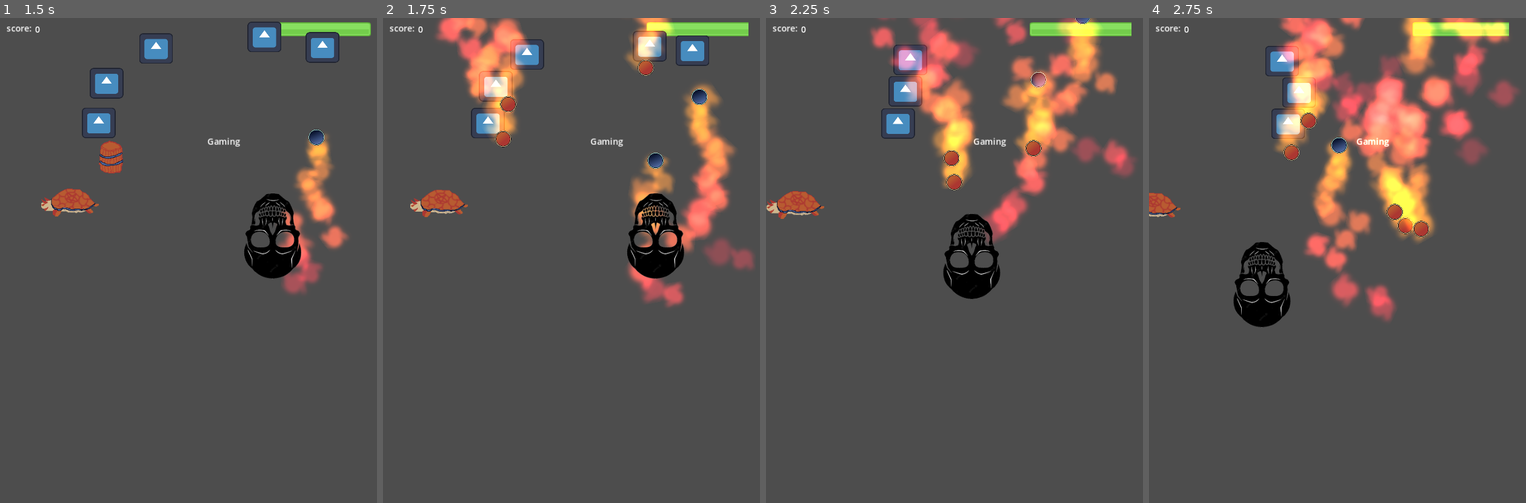
Above: before the commit, frames 1-4 (left to right).
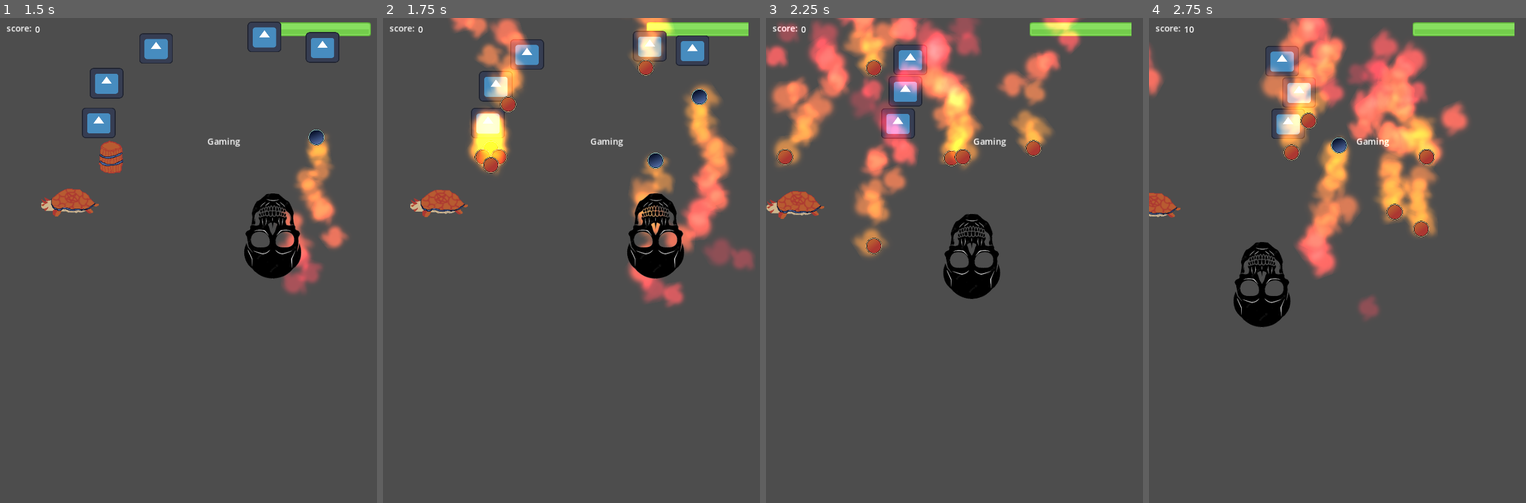
Above: after the commit, the same moments.

Repository: vaarnio/purgatory-gmtk2023
Game: Godot game, scene res://scenes/menu.tscn
Two runs of this game, one before a commit and one after it. Both use one fixed random seed, a clock stepped at 60 frames per second and the inputs below. The engine's default icon, where the game draws it, is replaced by a stand-in: a white triangle on a blue panel in a dark square.
Inputs (mouse positions are in pixels of both pictures, inside the frame that each line leads up to):
- Up to frame 1 (1.5 s): click "Play" at 0.5 s; tap Enter (ui_accept) at 1.25 s; move the mouse to (271, 236) at 1.27 s
- Up to frame 2 (1.75 s): tap Enter (ui_accept) at 1.52 s
- Up to frame 3 (2.25 s): move the mouse to (879, 284) at 2.02 s
- Up to frame 4 (2.75 s): tap Enter (ui_accept) at 2.27 s

Frame 1 is identical in both runs. In frame 2, 3.6% of the frame differs, in the area x 13-75%, y 0-33%; in frame 3, 19%, in the area x 0-98%, y 0-50%; in frame 4, 16%.
Error after the commit: Invalid call. Nonexistent function 'hit' in base 'CharacterBody2D (Player.gd)'. (res://scripts/Bullet.gd:56)

Commit message:
Fix overwrite bug

Diff:
--- a/scripts/Bullet.gd
+++ b/scripts/Bullet.gd
@@ -35,16 +35,22 @@
 func _process(delta):
 	global_position += velocity * delta
 
+func _killSelf():
+	get_parent().get_node(self.get_path()).queue_free()
 
 func _on_body_entered(body):
 	if body.is_in_group("Player")and self.type == "NormalBullet":
-		get_parent().get_node(self.get_path()).queue_free()
+		_killSelf()
 		PlayerVariables.heal_damage(5)
 		GameController.add_score(10)
-		print("Bullet hit player")
 	if body.is_in_group("barrel"):
+		_killSelf()
+		body._explode()
 		body._despawn()
 	if body.is_in_group("frenemy") and self.type == "AttackBullet":
+		_killSelf()
 		body.hit()
-	if body.is_in_group("blocking_enemy") and self.type == "AttackBullet":
+	if body.is_in_group("blocking_enemy"):
+		_killSelf()
+	if self.type == "AttackBullet":
 		body.hit()
